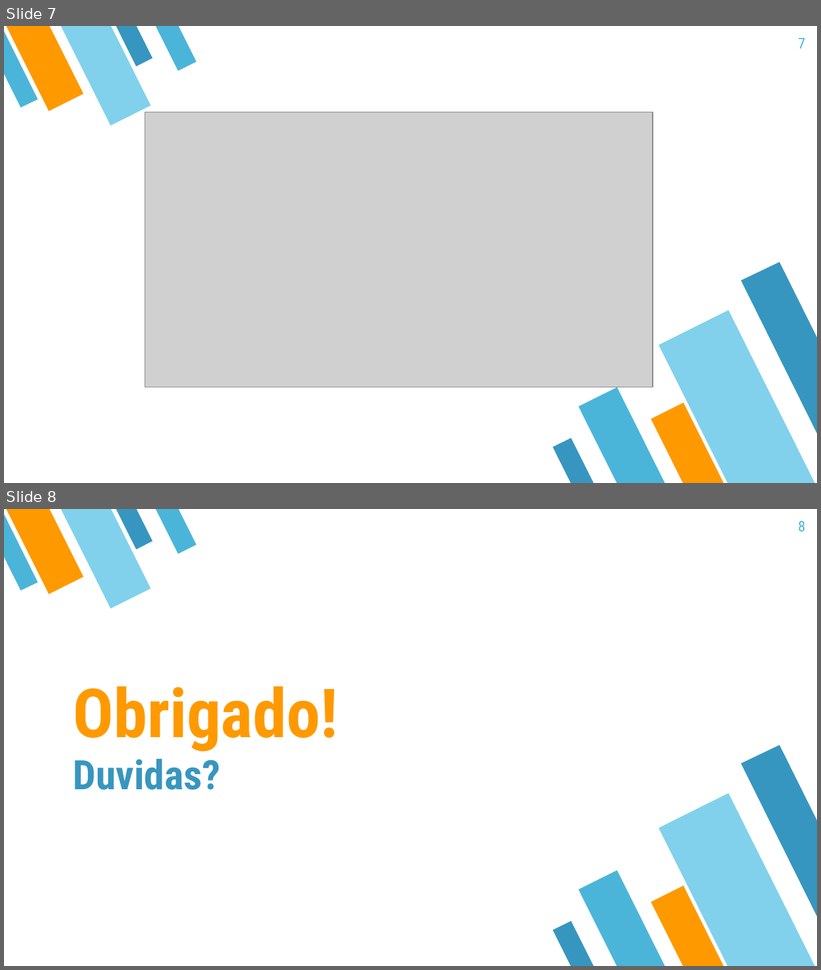
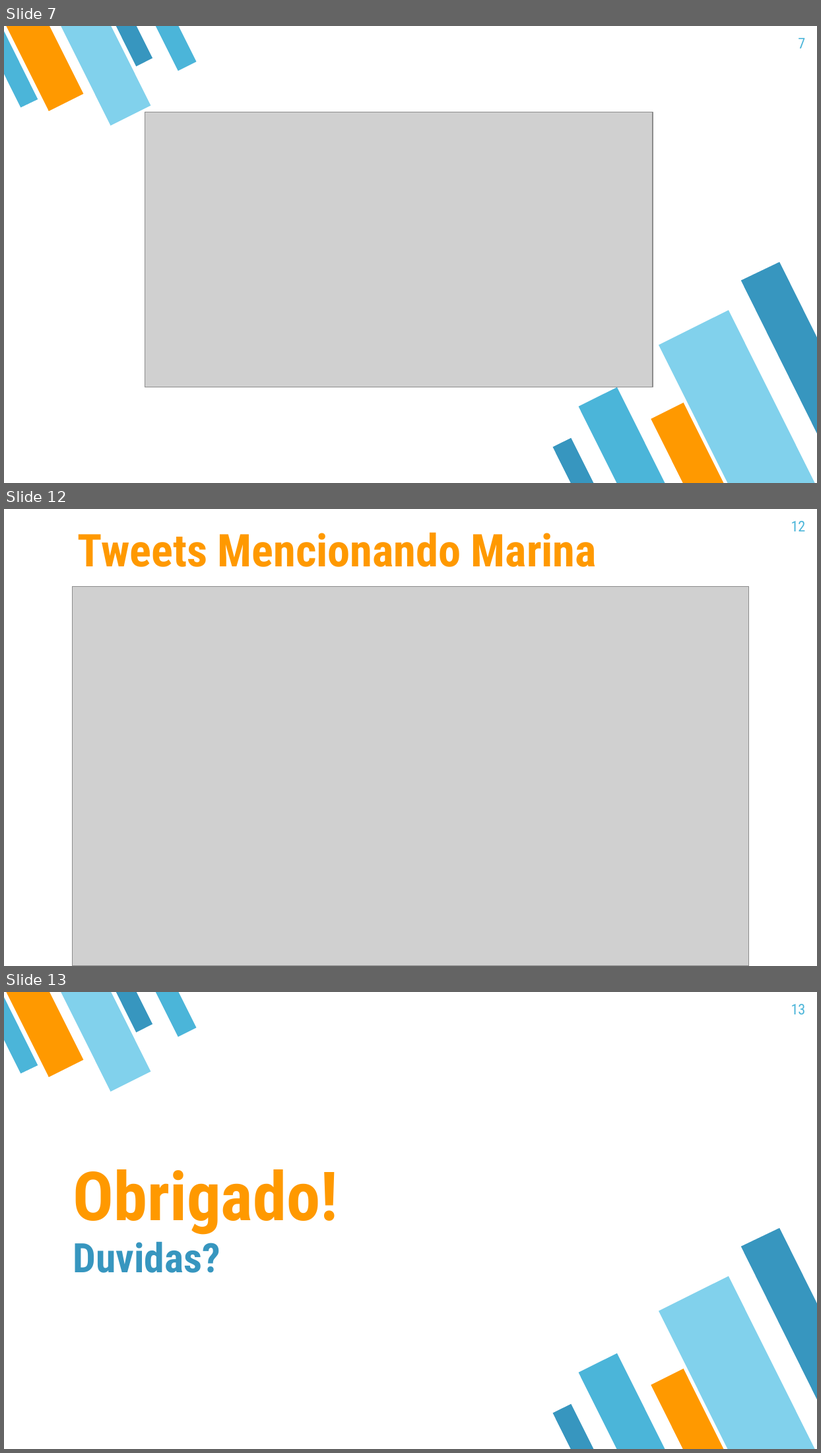
Before and after one commit to renatodalmo/RIWRS_TRABALHO, a slide deck: Eleições_2018.pptx. Shown one above the other, each under a label of ours: slides 7 and 8 before the commit, slides 7, 12 and 13 after it; the slides between them are not shown. The pictures are 821x970 and 821x1453 pixels, drawn with LibreOffice and Linux fonts; fonts in the diff are those of the drawing; grey boxes stand for pictures. Boxes give left, top, right and bottom in pixels: in the first picture for what was removed or moved away, otherwise in the second. Text is boxed around its words. In the diff, an @@ line names an element or a change of style, - is before the commit and + after.

```diff
--- a/Eleições_2018.pptx
+++ b/Eleições_2018.pptx
@@ slide 12 added at (4, 509, 817, 966), background #FFFFFF @@
@@ page number added at (791, 521, 806, 531), 13 pt, text #4BB5D9 @@
+12
@@ title added at (78, 532, 597, 567), 40 pt, text #FF9900, bold @@
+Tweets Mencionando Marina
@@ picture added at (72, 586, 749, 966) @@
@@ what was slide 8 is now slide 13 @@
@@ page number at (791, 1004, 806, 1014): text changed @@
-8
+13
```
Also in this commit, not shown: 4 other slides added.
